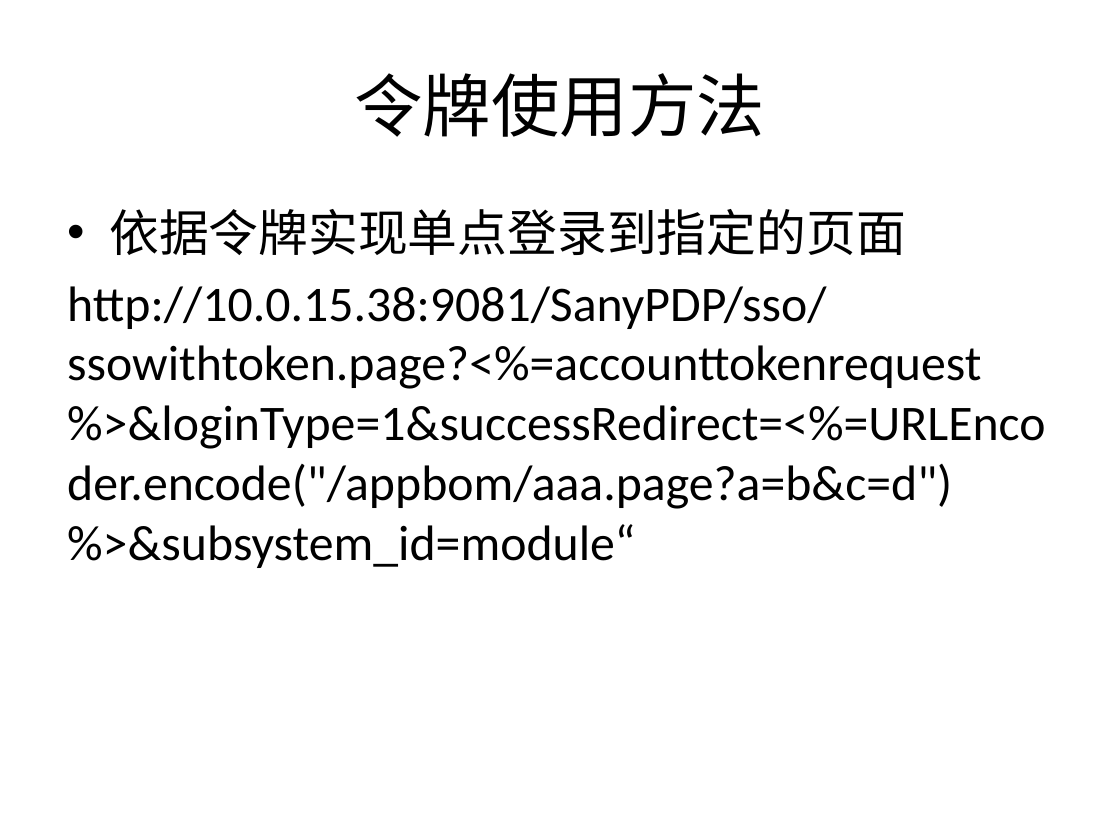
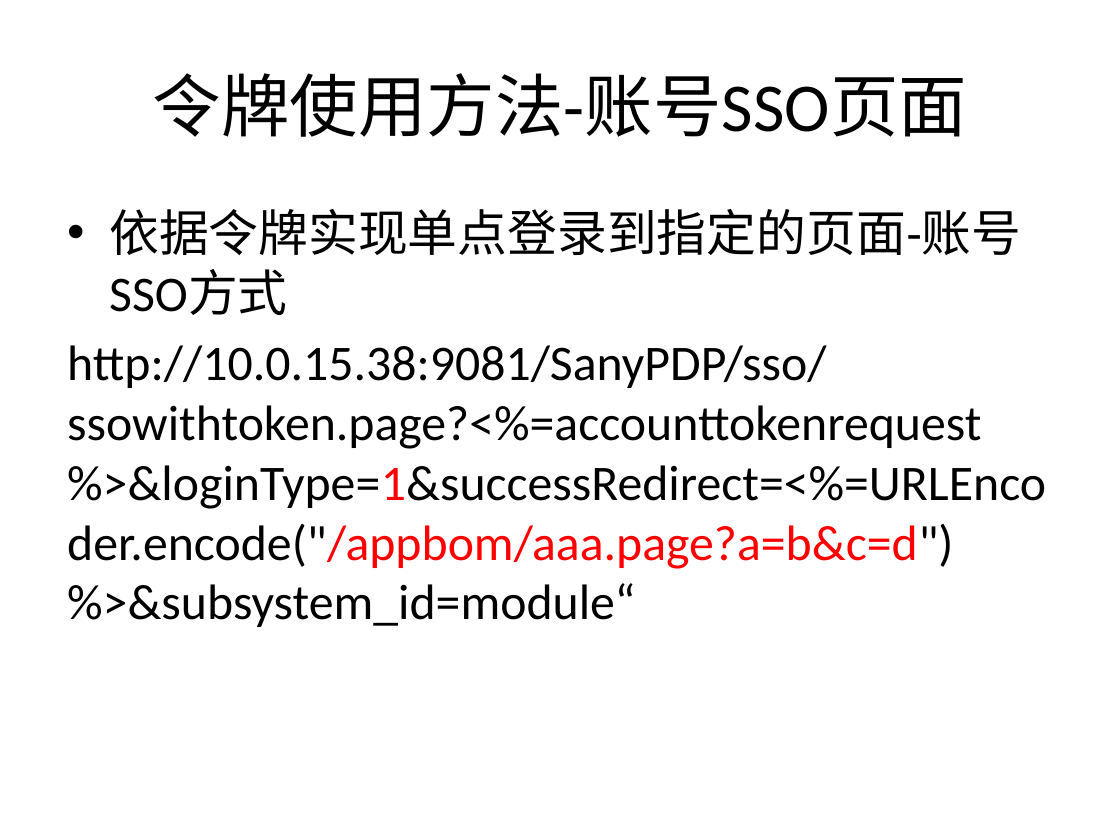
Before and after one commit to bbossgroups/bboss, a slide deck: slide 10 of 文档/令牌管理.pptx (slide 8 before the commit). Drawn at 1120x840 pixels with LibreOffice and Linux fonts; fonts in the diff are those of the drawing. Boxes give left, top, right and bottom in pixels: in the first picture for what was removed or moved away, otherwise in the second. Text is boxed around its words. In the diff, an @@ line names an element or a change of style, - is before the commit and + after.

Commit message:
1.完善mongodb过期令牌检测机制并增加测试用例 2.完善令牌管理文档

```diff
--- a/文档/令牌管理.pptx
+++ b/文档/令牌管理.pptx
@@ title at bbox=[153, 73, 967, 137]: text changed @@
-令牌使用方法
+令牌使用方法-账号SSO页面
@@ text at bbox=[109, 209, 1021, 315]: text changed @@
-• 依据令牌实现单点登录到指定的页面
+• 依据令牌实现单点登录到指定的页面-账号SSO方式
@@ text at bbox=[67, 345, 1046, 627]: text colour #000000 to #FF0000 in "%>&loginType=1&successRedirect=<%=URLEncoder.encode("/appbom ..." @@
```
Also in this commit, not shown: 8 other slides changed, 6 slides added, 3 other files.
